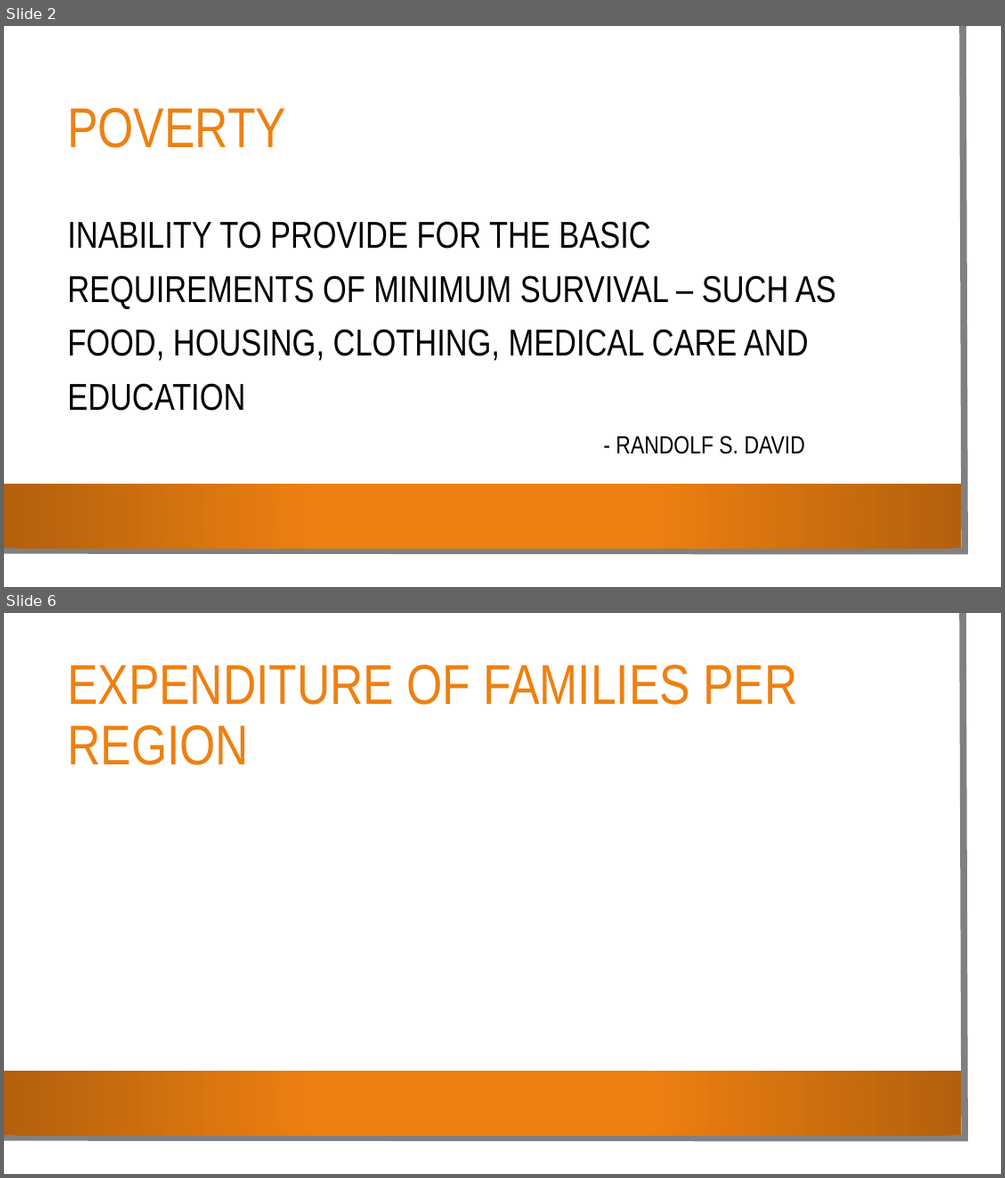
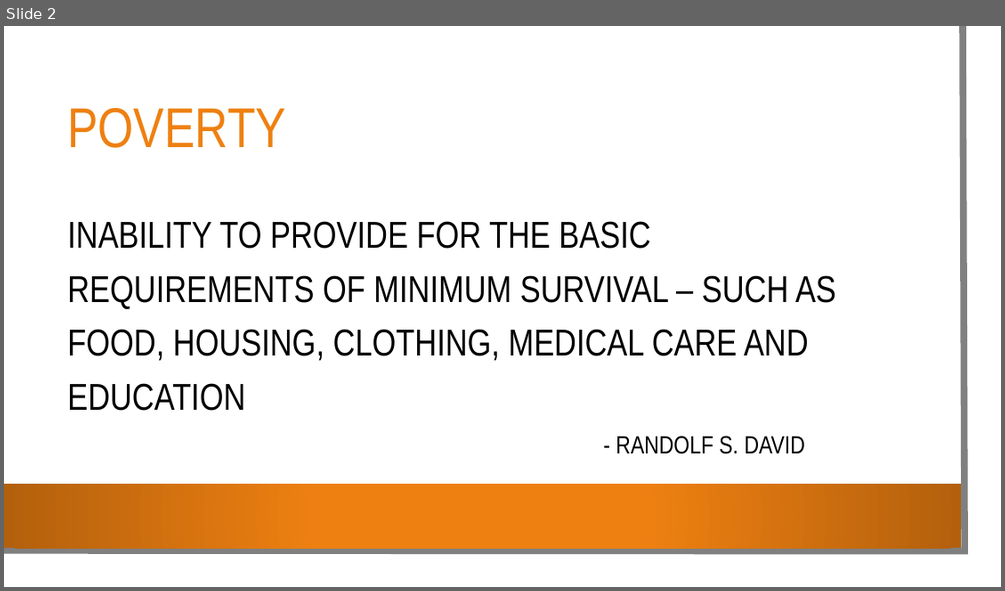
Before and after one commit to jcheramia7/IBMDESC-Poverty, a slide deck: Documentation/Poverty.pptx. Shown one above the other, each under a label of ours: slides 2 and 6 before the commit, slide 2 after it; the slides between them are not shown. The pictures are 1005x1178 and 1005x591 pixels, drawn with LibreOffice and Linux fonts; fonts in the diff are those of the drawing; background and template pictures are left out. Boxes give left, top, right and bottom in pixels: in the first picture for what was removed or moved away, otherwise in the second. Text is boxed around its words. In the diff, an @@ line names an element or a change of style, - is before the commit and + after.

```diff
--- a/Documentation/Poverty.pptx
+++ b/Documentation/Poverty.pptx
@@ slide 6 removed at bbox=[4, 613, 1001, 1174], background picture (left out); not listed: 3 template elements that a slide beside it also shows @@
@@ title removed at bbox=[67, 665, 797, 765] @@
-EXPENDITURE OF FAMILIES PER REGION
```
Also in this commit, not shown: 12 slides added, 8 other slides removed, 1 other file.
